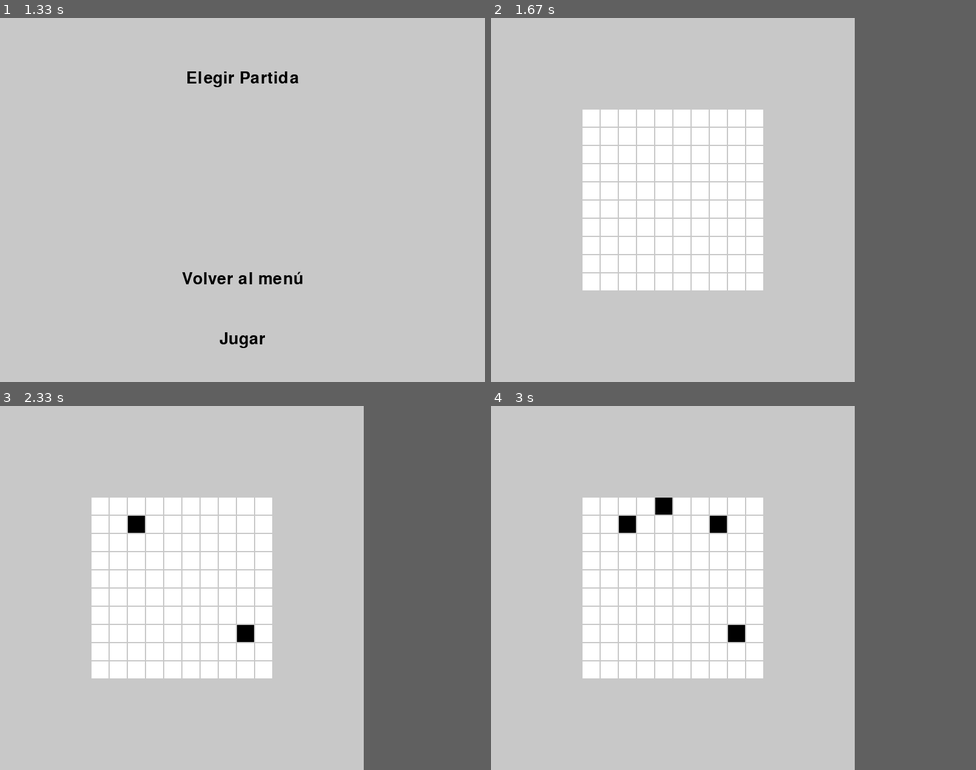
Above: before the commit, frames 1-4 (two rows, left to right).
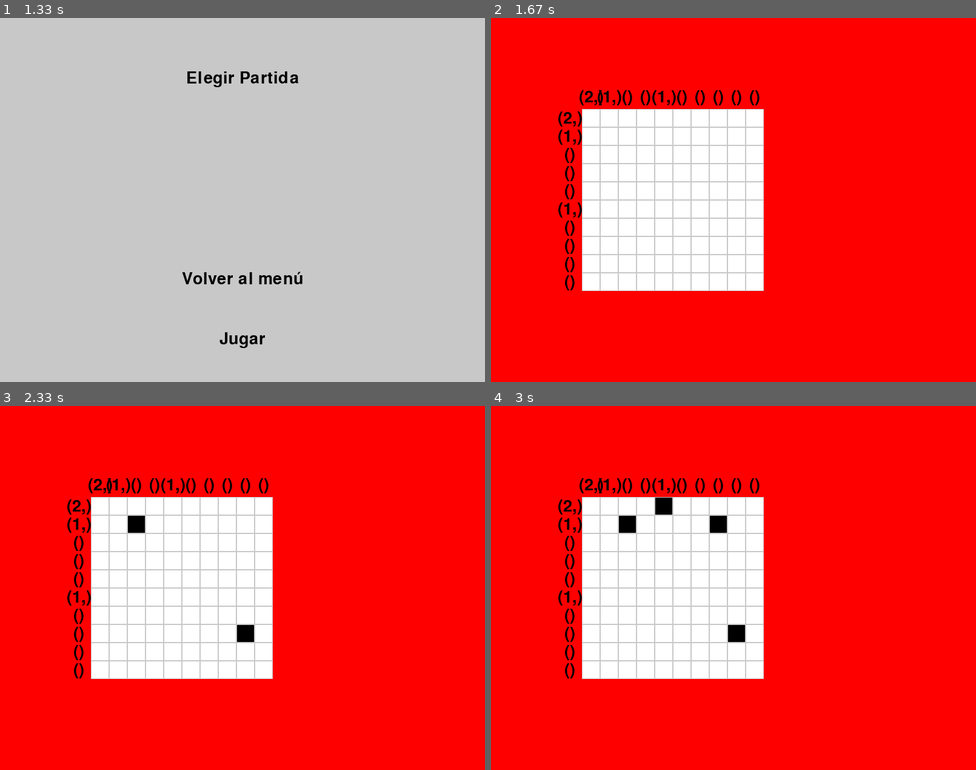
Above: after the commit, the same moments.

Repository: Diego-ipt/Pygame_nonograma
Game: pygame game, started from inicio.py
Same seed, same stepped clock (60 frames per second), same inputs: the game is played once before the commit and once after it.
Inputs (mouse positions are in pixels of both pictures, inside the frame that each line leads up to):
- Up to frame 1 (1.33 s): click (223, 214) at 0.43 s; click (291, 280) at 0.73 s; click "Elegir Partida" at 1.08 s
- Up to frame 2 (1.67 s): click "Jugar" at 1.38 s
- Up to frame 3 (2.33 s): click (126, 515) at 1.72 s; click (247, 624) at 2.05 s
- Up to frame 4 (3 s): click (718, 526) at 2.38 s; click (665, 511) at 2.72 s
In our replay, in frame 2 the window is 600x600 before the commit and 800x600 after it. These sizes can differ from the game's own. Grey fills any space a smaller window leaves; there, only what the larger window draws over its background counts as a difference.

Frame 1 is identical in both runs. In frame 2, 56% of the frame differs, in the area x 0-75%, y 0-100%; in frame 3, 56%; in frame 4, 56%.

Commit message:
Feat: los numeros del nonograma ya estan agregados (se requiere una mejora en diseño grafico de todos modos)

Diff:
--- a/inicio.py
+++ b/inicio.py
@@ -13,12 +13,12 @@
     print(f"Cambiando a ventana: {nuevo_estado}")
     estado_actual = nuevo_estado
 
-#Bucle principal
-while True:
+# Bucle principal
+running = True
+while running:
     for evento in pygame.event.get():
         if evento.type == pygame.QUIT:
-            pygame.quit()
-            sys.exit()
+            running = False
 
     # Llamar a la función correspondiente según el estado actual
     if estado_actual == 'menu_principal':
@@ -34,6 +34,10 @@
 
     pygame.display.update()
 
+pygame.quit()
+sys.exit()
+
+
 # while True:
 #     for evento in pygame.event.get():
 #         if evento.type == pygame.QUIT:
--- a/ventana_nonograma.py
+++ b/ventana_nonograma.py
@@ -7,12 +7,12 @@
     DEFAULT_COLOR = (255, 255, 255)
     CLICKED_COLOR = (0, 0, 0)
     BACKGROUND_COLOR = (0, 0, 0)
-    matriz_solucion = [[1, 0, 0, 0, 0, 0, 0, 0, 0, 0],
+    matriz_solucion = [[1, 1, 0, 0, 0, 0, 0, 0, 0, 0],
+                   [1, 0, 0, 0, 0, 0, 0, 0, 0, 0],
                    [0, 0, 0, 0, 0, 0, 0, 0, 0, 0],
                    [0, 0, 0, 0, 0, 0, 0, 0, 0, 0],
                    [0, 0, 0, 0, 0, 0, 0, 0, 0, 0],
-                   [0, 0, 0, 0, 0, 0, 0, 0, 0, 0],
-                   [0, 0, 0, 0, 0, 0, 0, 0, 0, 0],
+                   [0, 0, 0, 0, 1, 0, 0, 0, 0, 0],
                    [0, 0, 0, 0, 0, 0, 0, 0, 0, 0],
                    [0, 0, 0, 0, 0, 0, 0, 0, 0, 0],
                    [0, 0, 0, 0, 0, 0, 0, 0, 0, 0],
--- a/ventanas.py
+++ b/ventanas.py
@@ -1,6 +1,7 @@
 from elementos_menus import *
 from colores import *
 from ventana_nonograma import *
+from nonograma_numeros import *
 
 # Cargar fotogramas
 fotogramas = cargar_fotogramas("frames")
@@ -51,31 +52,34 @@
 
 def ventana_nonograma_game(cambiar_ventana):
     pygame.init()
-    main_window_size = (600, 600)
-    main_window = pygame.display.set_mode(main_window_size)
     pygame.display.set_caption("Nonograma Game")
     clock = pygame.time.Clock()
     game = Game()
+    filas, columnas = procesar_matriz(game.board.matriz_solucion)
     game_position = (150, 150)  # Position of the game within the main window
+    pantalla.fill(ROJO)  # Fill the main window with a background color
+    # Calcular las posiciones de los números de las filas y columnas
+    tamano_celda = 30  # Tamaño de cada celda del tablero
+    offset_x = game_position[0]
+    offset_y = game_position[1]
+    # Dibujar los números de las filas
+    for i, fila in enumerate(filas):
+        mostrar_texto(str(fila), fuente, NEGRO, pantalla, offset_x - 20, offset_y + i * tamano_celda + tamano_celda // 2)
+
+    # Dibujar los números de las columnas
+    for j, columna in enumerate(columnas):
+        mostrar_texto(str(columna), fuente, NEGRO, pantalla, offset_x + j * tamano_celda + tamano_celda // 2, offset_y - 20)
+
 
     running = True
     while running:
-        for event in pygame.event.get():
-            if event.type == pygame.QUIT:
-                running = False
-            elif event.type == pygame.KEYDOWN and event.key == pygame.K_ESCAPE:
-                running = False
-                cambiar_ventana('menu_principal')
-
-        main_window.fill((200, 200, 200))  # Fill the main window with a background color
-        if game.run(main_window, *game_position):
+        if game.run(pantalla, *game_position):
             running = False
             cambiar_ventana('ventana_victoria')
         pygame.display.flip()
         clock.tick(60)
 
-    pygame.quit()
-
 def ventana_victoria(cambiar_ventana):
     pantalla.fill(GRIS)
-    mostrar_texto("¡Ganaste!")
+    mostrar_texto("¡Ganaste!", fuente, NEGRO, pantalla, 400, 100)
+    boton("Volver al menú", 300, 400, 200, 60, GRIS, AZUL_OSCURO, pantalla, lambda: cambiar_ventana('menu_principal'))
